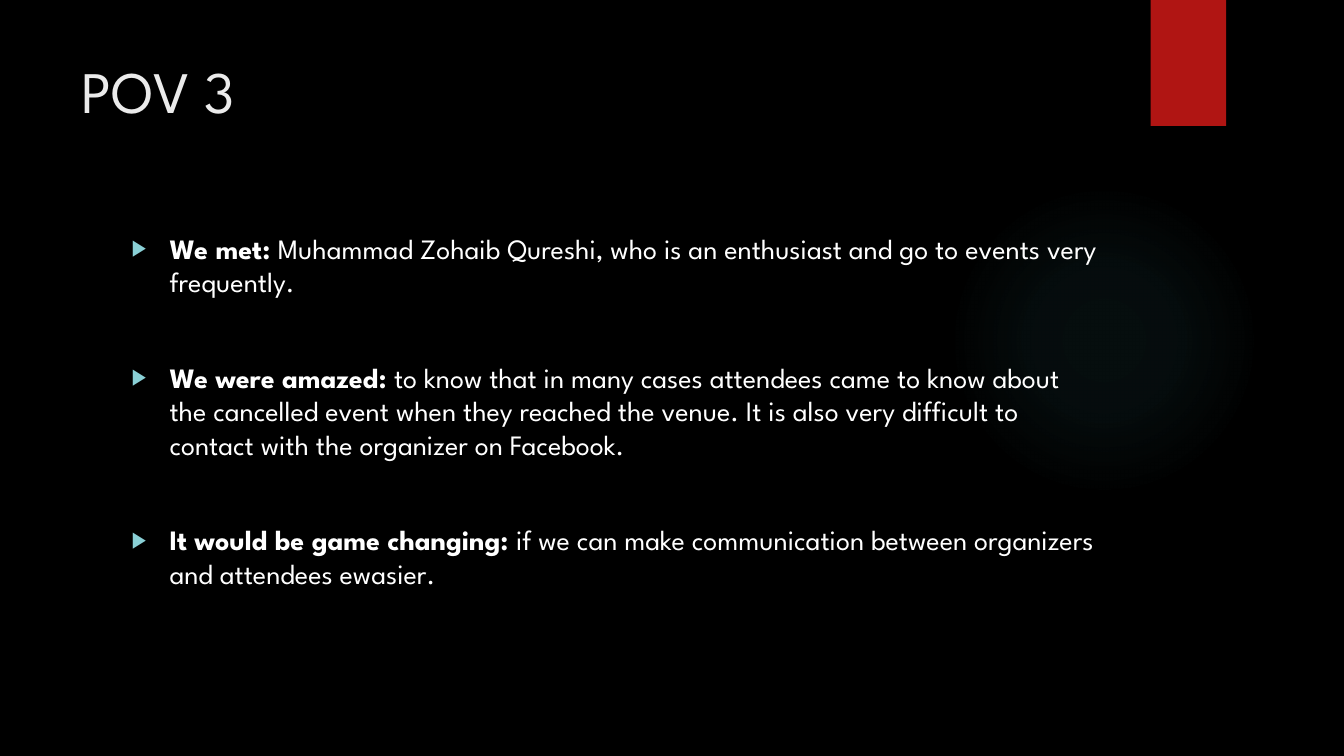
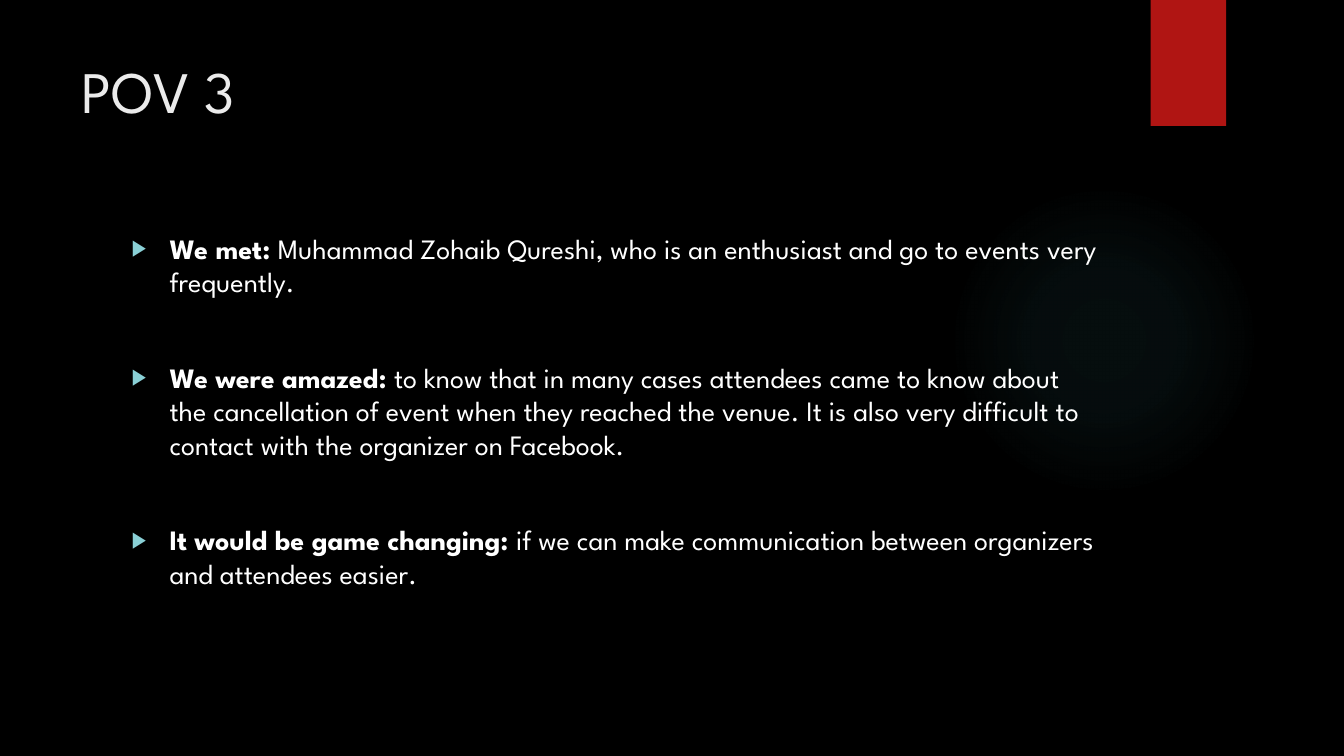
Before and after one commit to ahmer092/Evelander, a slide deck: slide 9 of HCI Project Task 2.pptx (slide 8 before the commit). Drawn at 1344x756 pixels with LibreOffice and Linux fonts; fonts in the diff are those of the drawing; background and template pictures are left out. Boxes give left, top, right and bottom in pixels: in the first picture for what was removed or moved away, otherwise in the second. Text is boxed around its words. In the diff, an @@ line names an element or a change of style, - is before the commit and + after.

```diff
--- a/HCI Project Task 2.pptx
+++ b/HCI Project Task 2.pptx
@@ text at <box>170,368,1093,585</box>: text changed @@
-▶ We were amazed: to know that in many cases attendees came to know about the cancelled event when they reached the venue. It is also very difficult to contact with the organizer on Facebook.
-▶ It would be game changing: if we can make communication between organizers and attendees ewasier.
+▶ We were amazed: to know that in many cases attendees came to know about the cancellation of event when they reached the venue. It is also very difficult to contact with the organizer on Facebook.
+▶ It would be game changing: if we can make communication between organizers and attendees easier.
```
Also in this commit, not shown: 2 other slides changed, 1 slide added.
